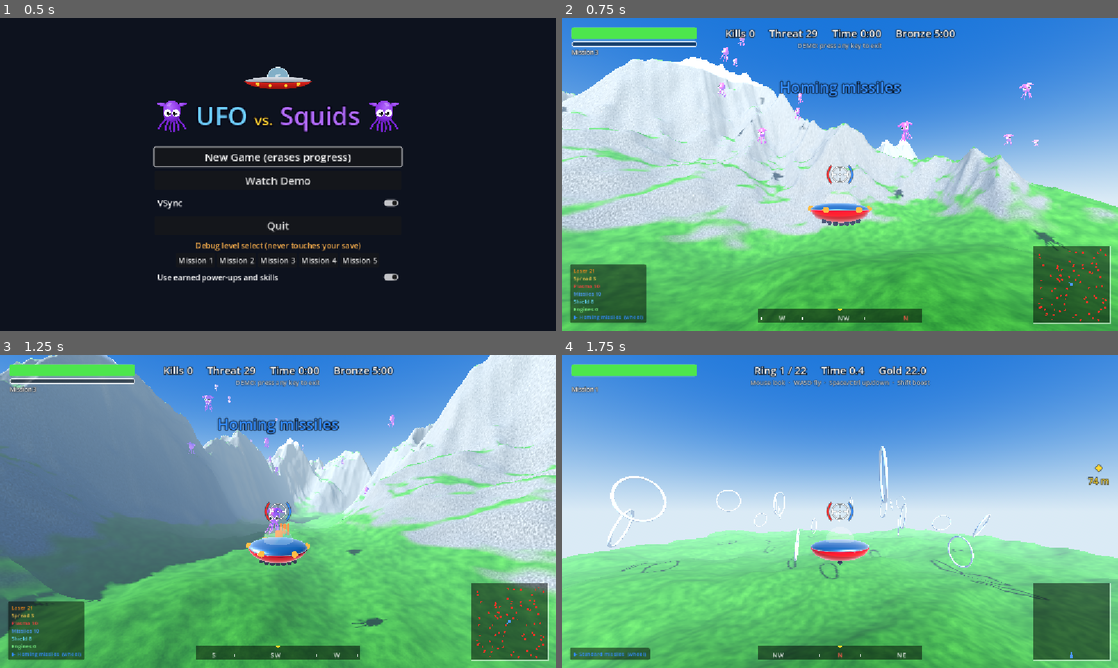
Above: before the commit, frames 1-4 (two rows, left to right).
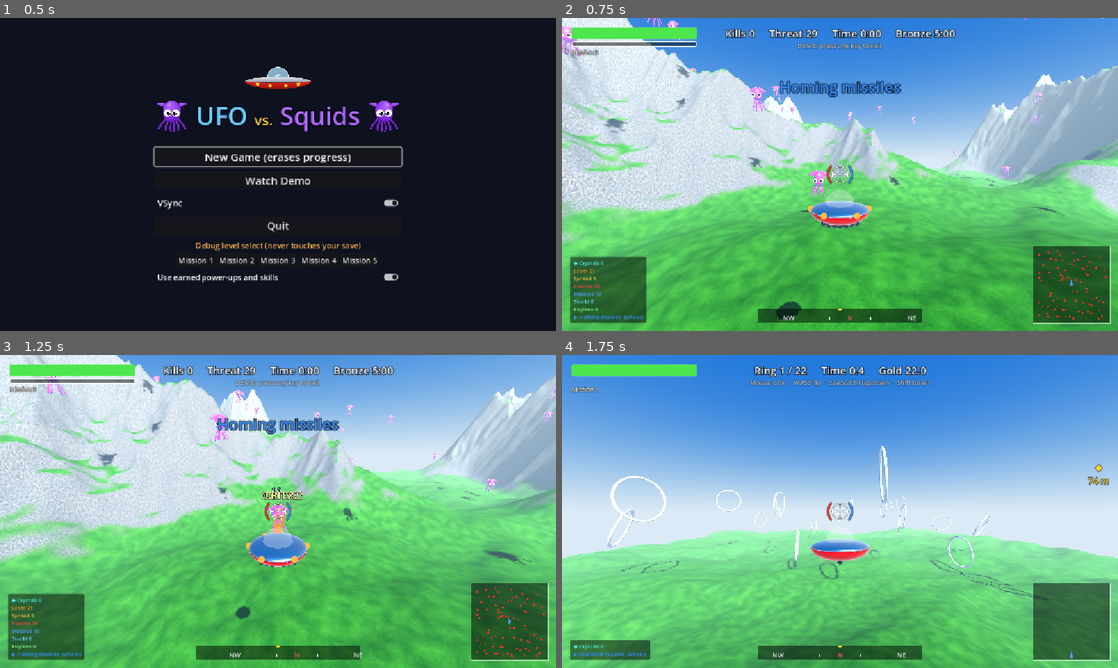
Above: after the commit, the same moments.

Repository: dennis2society/godot-UFO-vs-Squids
Game: Godot game, scene res://ui/title.tscn
Same seed, same stepped clock (60 frames per second), same inputs: the game is played once before the commit and once after it.
Inputs (mouse positions are in pixels of both pictures, inside the frame that each line leads up to):
- Up to frame 1 (0.5 s): no input
- Up to frame 2 (0.75 s): click "Watch Demo" at 0.5 s
- Up to frame 3 (1.25 s): no input
- Up to frame 4 (1.75 s): tap Enter at 1.25 s; move the mouse to (867, 511) at 1.27 s; hold Space (fly_up) from 1.28 s (still down); hold Shift (boost) from 1.28 s (still down)

Frame 1 is identical in both runs. In frame 2, 54% of the frame differs, in the area x 0-100%, y 0-100%; in frame 3, 72%; in frame 4, 0.4%.

Commit message:
- medals reward skill points

Diff:
--- a/autoload/progress.gd
+++ b/autoload/progress.gd
@@ -5,6 +5,7 @@
 
 signal skills_changed
 signal point_gained
+signal crystals_changed
 
 const SAVE_PATH := "user://save.cfg"
 const FIRST_LEVEL := "res://levels/tutorial.tscn"
@@ -17,6 +18,7 @@
 	"res://levels/swamp.tscn": "Mission 5",
 }
 const COST_STEP := 3 ## Every this many ranks, the next rank costs one point more.
+const CRYSTALS_PER_POINT := 8 ## A rank's crystal price, per skill point it costs.
 const MEDAL_POINTS: Array[int] = [1, 2, 3] ## By index into Rewards.MEDALS.
 const THREAT_TIER_RANKS := 8 ## Skill ranks in one step of the threat curve.
 const THREAT_TIER_CALM := 5 ## Ranks at the start of each step that add no threat.
@@ -144,6 +146,7 @@
 var run := _new_run() ## The level last played, or the next one once a level is won.
 var furthest := "" ## The latest level reached, which replaying earlier ones keeps.
 var points := 0
+var crystals := 0
 var rewarded_medals := {} ## Mission name to the best medal that has paid out.
 var ranks := {}
 
@@ -172,6 +175,7 @@
 	run = file.get_value("save", "run", run)
 	furthest = file.get_value("save", "furthest", run.level)
 	points = file.get_value("save", "points", 0)
+	crystals = file.get_value("save", "crystals", 0)
 	rewarded_medals = file.get_value("save", "rewarded_medals", {})
 	ranks = file.get_value("save", "ranks", {})
 
@@ -194,6 +198,7 @@
 	run = _new_run()
 	furthest = ""
 	points = 0
+	crystals = 0
 	rewarded_medals = {}
 	ranks = {}
 	_banked = {}
@@ -210,6 +215,7 @@
 		run = _new_run()
 		furthest = ""
 		points = 0
+		crystals = 0
 		rewarded_medals = {}
 		ranks = {}
 		_banked = {}
@@ -225,6 +231,7 @@
 	run = _new_run()
 	run.level = DEMO_LEVEL
 	points = 0
+	crystals = 0
 	ranks = DEMO_RANKS.duplicate()
 
 
@@ -234,6 +241,7 @@
 	if not use_powerups:
 		run = _new_run()
 		points = 0
+		crystals = 0
 		ranks = {}
 	run.level = level
 
@@ -306,19 +314,32 @@
 	return requirements_met(SKILLS[skill].get("requires", {}))
 
 
-## What the next rank costs.
+## Crystals are the only thing that makes the player fly down to the ground.
+func add_crystals(amount: int) -> void:
+	crystals += amount
+	_save()
+	crystals_changed.emit()
+
+
+## Skill points the next rank costs.
 func cost(skill: String) -> int:
 	return SKILLS[skill].get("cost", 1) + rank(skill) / COST_STEP
 
 
+## Crystals the next rank costs.
+func crystal_cost(skill: String) -> int:
+	return cost(skill) * CRYSTALS_PER_POINT
+
+
 func can_buy(skill: String) -> bool:
-	return points >= cost(skill) and rank(skill) < SKILLS[skill].max and unlocked(skill)
+	return points >= cost(skill) and crystals >= crystal_cost(skill) and rank(skill) < SKILLS[skill].max and unlocked(skill)
 
 
 func buy(skill: String) -> void:
 	if not can_buy(skill):
 		return
 	points -= cost(skill)
+	crystals -= crystal_cost(skill)
 	ranks[skill] = rank(skill) + 1
 	_save()
 	skills_changed.emit()
@@ -363,6 +384,7 @@
 	file.set_value("save", "run", _banked if _banked else run)
 	file.set_value("save", "furthest", furthest)
 	file.set_value("save", "points", points)
+	file.set_value("save", "crystals", crystals)
 	file.set_value("save", "rewarded_medals", rewarded_medals)
 	file.set_value("save", "ranks", ranks)
 	file.save(SAVE_PATH)
--- a/levels/arena.tscn
+++ b/levels/arena.tscn
@@ -7,6 +7,7 @@
 [ext_resource type="PackedScene" path="res://enemies/boss.tscn" id="5"]
 [ext_resource type="PackedScene" path="res://pickups/health_pack.tscn" id="6"]
 [ext_resource type="PackedScene" path="res://pickups/shield_pickup.tscn" id="7"]
+[ext_resource type="PackedScene" path="res://pickups/crystal.tscn" id="c1"]
 
 [node name="Arena" instance=ExtResource("1")]
 
@@ -33,6 +34,7 @@
 boss_scene = ExtResource("5")
 health_pack_scene = ExtResource("6")
 shield_scene = ExtResource("7")
+crystal_scene = ExtResource("c1")
 terrain = NodePath("../Terrain")
 walls = NodePath("../Walls")
 player = NodePath("../Ufo")
--- a/levels/boss_fight.gd
+++ b/levels/boss_fight.gd
@@ -5,6 +5,7 @@
 @export var boss_scene: PackedScene
 @export var health_pack_scene: PackedScene
 @export var shield_scene: PackedScene
+@export var crystal_scene: PackedScene
 @export var terrain: Node3D
 @export var walls: Node3D
 @export var player: Node3D
@@ -19,6 +20,7 @@
 @export var boss_health_per_threat := 120.0
 @export var boss_skill_points := 3
 @export var supply_interval := 22.0
+@export var supply_crystals := 4 ## With each delivery, as the arena has no squids.
 @export var silver_time := 300.0 ## Seconds to the kill. Any kill earns at least bronze.
 @export var gold_time := 180.0
 
@@ -81,11 +83,16 @@
 	var wants_shield: bool = Progress.rank("shield") > 0 and player.shield < player.max_shield
 	var scene := shield_scene if wants_shield else health_pack_scene
 	for child in get_children():
-		if child is Area3D and child != _boss:
+		if child is Area3D and child != _boss and not child.is_in_group("crystals"):
 			child.queue_free() # Only the latest delivery stays on the map.
 	var pickup: Node3D = scene.instantiate()
 	pickup.position = spots[_supply_spot]
 	add_child(pickup)
+	for i in supply_crystals:
+		var crystal := crystal_scene.instantiate()
+		crystal.terrain = terrain
+		crystal.position = spots[_supply_spot] + Vector3.UP * 6.0
+		add_child(crystal)
 
 
 func _on_boss_died(_at: Vector3) -> void:
--- a/levels/main.tscn
+++ b/levels/main.tscn
@@ -6,6 +6,7 @@
 [ext_resource type="PackedScene" path="res://pickups/health_pack.tscn" id="4"]
 [ext_resource type="PackedScene" path="res://pickups/skill_point.tscn" id="6"]
 [ext_resource type="PackedScene" path="res://pickups/shield_pickup.tscn" id="7"]
+[ext_resource type="PackedScene" path="res://pickups/crystal.tscn" id="c1"]
 
 [node name="Main" instance=ExtResource("1")]
 
@@ -21,6 +22,7 @@
 health_pack_scene = ExtResource("4")
 skill_point_scene = ExtResource("6")
 shield_scene = ExtResource("7")
+crystal_scene = ExtResource("c1")
 terrain = NodePath("../Terrain")
 player = NodePath("../Ufo")
 hud = NodePath("../Hud")
--- a/levels/mountains.tscn
+++ b/levels/mountains.tscn
@@ -8,6 +8,8 @@
 [ext_resource type="PackedScene" path="res://enemies/blinker.tscn" id="7"]
 [ext_resource type="PackedScene" path="res://pickups/skill_point.tscn" id="8"]
 [ext_resource type="PackedScene" path="res://pickups/shield_pickup.tscn" id="9"]
+[ext_resource type="PackedScene" path="res://pickups/crystal.tscn" id="c1"]
+[ext_resource type="PackedScene" path="res://enemies/zombie_head.tscn" id="z1"]
 
 [node name="Mountains" instance=ExtResource("1")]
 
@@ -23,10 +25,13 @@
 [node name="Squids" type="Node3D" parent="." node_paths=PackedStringArray("terrain", "player", "hud", "menu")]
 script = ExtResource("3")
 squid_scene = ExtResource("4")
+zombie_scene = ExtResource("z1")
+zombie_share = 0.08
 blinker_scene = ExtResource("7")
 health_pack_scene = ExtResource("5")
 skill_point_scene = ExtResource("8")
 shield_scene = ExtResource("9")
+crystal_scene = ExtResource("c1")
 terrain = NodePath("../Terrain")
 player = NodePath("../Ufo")
 hud = NodePath("../Hud")
--- a/levels/squid_spawner.gd
+++ b/levels/squid_spawner.gd
@@ -8,6 +8,7 @@
 @export var blinker_scene: PackedScene ## Leave empty for no teleporting rares.
 @export var health_pack_scene: PackedScene
 @export var skill_point_scene: PackedScene
+@export var crystal_scene: PackedScene
 @export var shield_scene: PackedScene
 @export var terrain: Node3D
 @export var player: Node3D
@@ -46,6 +47,10 @@
 @export_group("Drops")
 @export_range(0.0, 1.0) var drop_chance := 0.1 ## Health pack chance per kill.
 @export_range(0.0, 1.0) var shield_drop_chance := 0.06 ## Per kill, once a rank is bought.
+
+@export_range(0.0, 1.0) var crystal_chance := 0.2 ## Per kill.
+@export var rare_crystals := 6 ## Burst from a rare target.
+@export var max_crystals := 50 ## On the map at once, so a long run stays smooth.
 
 @export_group("Squid fire")
 @export var squids_shoot := false ## Off for early levels, where contact is the only danger.
@@ -248,6 +253,7 @@
 	kills += 1
 	_update_objective()
 	_drop(skill_point_scene.instantiate(), at)
+	_drop_crystals(at, rare_crystals)
 
 
 func _on_squid_died(at: Vector3) -> void:
@@ -255,6 +261,8 @@
 	kills += 1
 	_update_objective()
 
+	if randf() < crystal_chance:
+		_drop_crystals(at, 1)
 	if _shield_gem_due():
 		_drop(shield_scene.instantiate(), at)
 	elif randf() < drop_chance:
@@ -269,6 +277,15 @@
 		if child.has_method("is_shield_pickup"):
 			return false
 	return randf() < shield_drop_chance + Progress.value("beacon")
+
+
+func _drop_crystals(at: Vector3, amount: int) -> void:
+	for i in amount:
+		if get_tree().get_node_count_in_group("crystals") + _queued_drops.size() >= max_crystals:
+			return
+		var crystal := crystal_scene.instantiate()
+		crystal.terrain = terrain
+		_drop(crystal, at)
 
 
 func _drop(pickup: Node3D, at: Vector3) -> void:
--- a/levels/swamp.tscn
+++ b/levels/swamp.tscn
@@ -8,6 +8,7 @@
 [ext_resource type="PackedScene" path="res://pickups/shield_pickup.tscn" id="7"]
 [ext_resource type="PackedScene" path="res://enemies/zombie_head.tscn" id="8"]
 [ext_resource type="Shader" path="res://levels/swamp.gdshader" id="9"]
+[ext_resource type="PackedScene" path="res://pickups/crystal.tscn" id="c1"]
 
 [sub_resource type="ProceduralSkyMaterial" id="sky_material"]
 sky_top_color = Color(0.13, 0.15, 0.2, 1)
@@ -76,6 +77,7 @@
 health_pack_scene = ExtResource("4")
 skill_point_scene = ExtResource("6")
 shield_scene = ExtResource("7")
+crystal_scene = ExtResource("c1")
 terrain = NodePath("../Terrain")
 player = NodePath("../Ufo")
 hud = NodePath("../Hud")
--- /dev/null
+++ b/pickups/crystal.gd
@@ -0,0 +1,65 @@
+extends Area3D
+## A crystal thrown out of a dead enemy. It flies in an arc, can be caught in the air,
+## and otherwise lies on the ground for a while. Close by, it drifts to the ship.
+
+@export var gravity_pull := 16.0
+@export var launch_speed := Vector2(7.0, 13.0) ## Upwards, m/s.
+@export var scatter_speed := 7.0 ## Sideways, m/s.
+@export var rest_height := 0.9 ## Above the ground, once landed.
+@export var lifetime := 45.0 ## Seconds on the ground.
+@export var fade_time := 6.0 ## Blinks for this long before it goes.
+@export var spin_speed := 2.5
+@export var attract_range := 7.0
+@export var attract_speed := 26.0
+
+var terrain: Node3D
+
+var _velocity := Vector3.ZERO
+var _landed := false
+var _left := 0.0
+
+@onready var gem: MeshInstance3D = $Gem
+
+
+func _ready() -> void:
+	add_to_group("crystals")
+	_left = lifetime
+	var side := Vector2.from_angle(randf() * TAU) * randf_range(0.2, 1.0) * scatter_speed
+	_velocity = Vector3(side.x, randf_range(launch_speed.x, launch_speed.y), side.y)
+
+
+func _physics_process(delta: float) -> void:
+	gem.rotate_y(spin_speed * delta)
+	gem.rotate_x(spin_speed * 0.6 * delta)
+	if _landed:
+		_left -= delta
+		if _left <= 0.0:
+			queue_free()
+			return
+		gem.visible = _left > fade_time or fmod(_left, 0.4) > 0.15
+	else:
+		_fall(delta)
+	for other in get_overlapping_bodies():
+		if other.has_method("heal"):
+			Progress.add_crystals(1)
+			other.pickup_sound.play()
+			queue_free()
+			return
+	_drift_to_ship(delta)
+
+
+func _fall(delta: float) -> void:
+	_velocity.y -= gravity_pull * delta
+	position += _velocity * delta
+	var ground: float = terrain.height_at(position.x, position.z) + rest_height
+	if position.y <= ground and _velocity.y < 0.0:
+		position.y = ground
+		_landed = true
+
+
+func _drift_to_ship(delta: float) -> void:
+	var ship := get_tree().get_first_node_in_group("player") as Node3D
+	if ship != null and global_position.distance_to(ship.global_position) < attract_range:
+		global_position = global_position.move_toward(ship.global_position, attract_speed * delta)
+		_landed = false
+		_velocity = Vector3.ZERO
--- /dev/null
+++ b/pickups/crystal.tscn
@@ -0,0 +1,31 @@
+[gd_scene format=3]
+
+[ext_resource type="Script" path="res://pickups/crystal.gd" id="1"]
+
+[sub_resource type="SphereShape3D" id="shape"]
+radius = 2.2
+
+[sub_resource type="StandardMaterial3D" id="material"]
+albedo_color = Color(0, 0.55, 0.6, 1)
+emission_enabled = true
+emission = Color(0, 0.8, 0.85, 1)
+emission_energy_multiplier = 0.55
+roughness = 0.2
+
+[sub_resource type="CylinderMesh" id="mesh"]
+material = SubResource("material")
+top_radius = 0.0
+bottom_radius = 0.7
+height = 1.1
+radial_segments = 3
+rings = 1
+
+[node name="Crystal" type="Area3D"]
+collision_layer = 0
+script = ExtResource("1")
+
+[node name="Collision" type="CollisionShape3D" parent="."]
+shape = SubResource("shape")
+
+[node name="Gem" type="MeshInstance3D" parent="."]
+mesh = SubResource("mesh")
--- a/player/ufo.gd
+++ b/player/ufo.gd
@@ -52,6 +52,7 @@
 
 func _ready() -> void:
 	Input.mouse_mode = Input.MOUSE_MODE_CAPTURED
+	add_to_group("player")
 	Progress.skills_changed.connect(_apply_skills)
 	_apply_skills()
 
--- a/ui/hud.gd
+++ b/ui/hud.gd
@@ -12,6 +12,7 @@
 @export var empty_color := Color(0.9, 0.15, 0.1)
 @export var edge_margin := 40.0
 @export var skill_point_color := Color(1.0, 0.82, 0.2)
+@export var crystal_color := Color(0.3, 0.95, 0.9)
 
 var _waypoint: Variant = null
 var _waypoint_text := ""
@@ -35,6 +36,7 @@
 	player.weapon.plasma_not_ready.connect(_on_plasma_not_ready)
 	Progress.skills_changed.connect(_on_skills_changed)
 	Progress.point_gained.connect(_on_point_gained)
+	Progress.crystals_changed.connect(_refresh_upgrades)
 	$Crosshair.weapon = player.weapon
 	Settings.hints_changed.connect(hint.set_visible)
 	hint.visible = Settings.hints
@@ -131,6 +133,7 @@
 		lines.append("[color=#%s]★ Skill points %d  (T)[/color]" % [
 			skill_point_color.to_html(false), Progress.points
 		])
+	lines.append("[color=#%s]◆ Crystals %d[/color]" % [crystal_color.to_html(false), Progress.crystals])
 	for branch: String in BRANCH_COLORS:
 		var held := Progress.branch_ranks(branch)
 		if held > 0:
--- a/ui/minimap.gd
+++ b/ui/minimap.gd
@@ -1,12 +1,13 @@
 extends Control
 ## The whole map from above, north up: the player in blue with a heading tick, enemies
-## in red and rare enemies in yellow.
+## in red, rare enemies in yellow and crystals in cyan.
 
 @export var background := Color(0.0, 0.0, 0.0, 0.5)
 @export var border := Color(1.0, 1.0, 1.0, 0.5)
 @export var player_color := Color(0.3, 0.6, 1.0)
 @export var enemy_color := Color(0.95, 0.2, 0.15)
 @export var rare_color := Color(1.0, 0.85, 0.15)
+@export var crystal_color := Color(0.3, 0.95, 0.9)
 @export var dot_radius := 2.0
 @export var rare_radius := 3.5
 @export var player_radius := 3.5
@@ -26,6 +27,8 @@
 	if player == null:
 		return
 
+	for crystal: Node3D in get_tree().get_nodes_in_group("crystals"):
+		draw_circle(_to_map(crystal.global_position), 1.5, crystal_color)
 	for enemy: Node3D in get_tree().get_nodes_in_group("enemies"):
 		if enemy.bonus:
 			continue
--- a/ui/skill_tree.gd
+++ b/ui/skill_tree.gd
@@ -29,6 +29,7 @@
 		_buttons[skill] = _add_skill_button(skill, columns[branch])
 	back_button.pressed.connect(closed.emit)
 	Progress.skills_changed.connect(_refresh)
+	Progress.crystals_changed.connect(_refresh)
 	_refresh()
 
 
@@ -61,7 +62,7 @@
 
 
 func _refresh() -> void:
-	points_label.text = "Skill points: %d" % Progress.points
+	points_label.text = "Skill points: %d     Crystals: %d" % [Progress.points, Progress.crystals]
 	for skill: String in _buttons:
 		_refresh_button(skill)
 	if _shown_skill != "":
@@ -83,7 +84,9 @@
 	var button: Button = _buttons[skill]
 	var entry: Dictionary = Progress.SKILLS[skill]
 	var maxed: bool = Progress.rank(skill) >= entry.max
-	var status := "MAX" if maxed else "Cost %d" % Progress.cost(skill)
+	var status := "MAX"
+	if not maxed:
+		status = "Cost %d  ◆ %d" % [Progress.cost(skill), Progress.crystal_cost(skill)]
 	if not Progress.unlocked(skill):
 		status = "Needs %s" % _needs_text(_unmet(entry.requires), 1)
 	button.text = "%s  %d/%d\n%s" % [entry.name, Progress.rank(skill), entry.max, status]
Not shown, added: pickups/crystal.gd.uid
